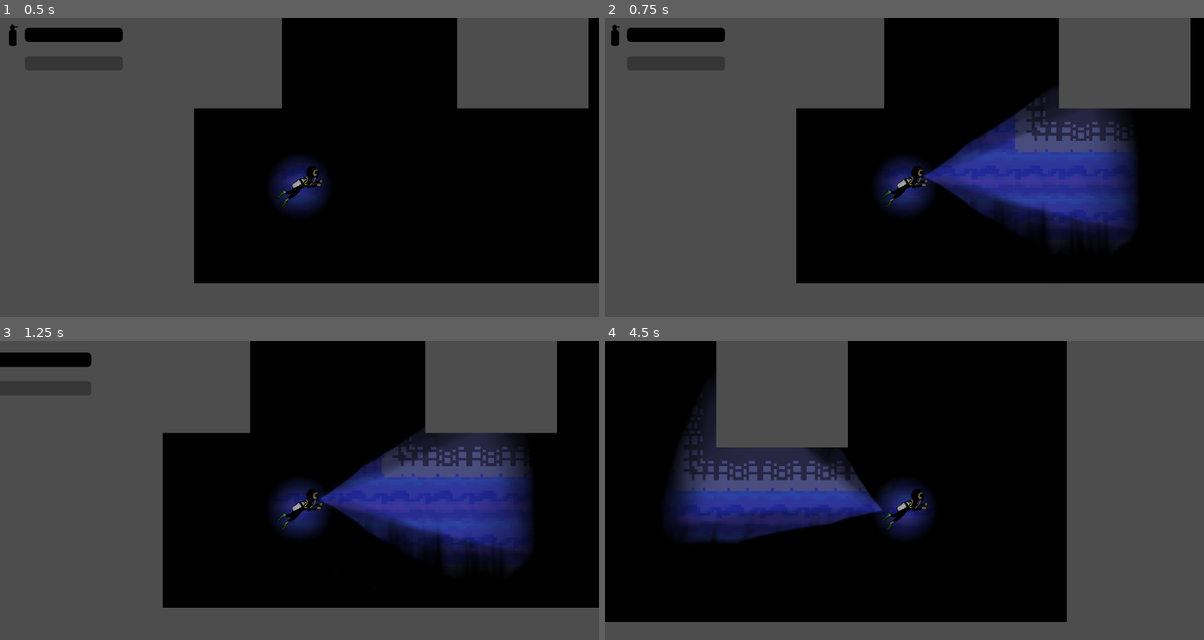
Above: before the commit, frames 1-4 (two rows, left to right).
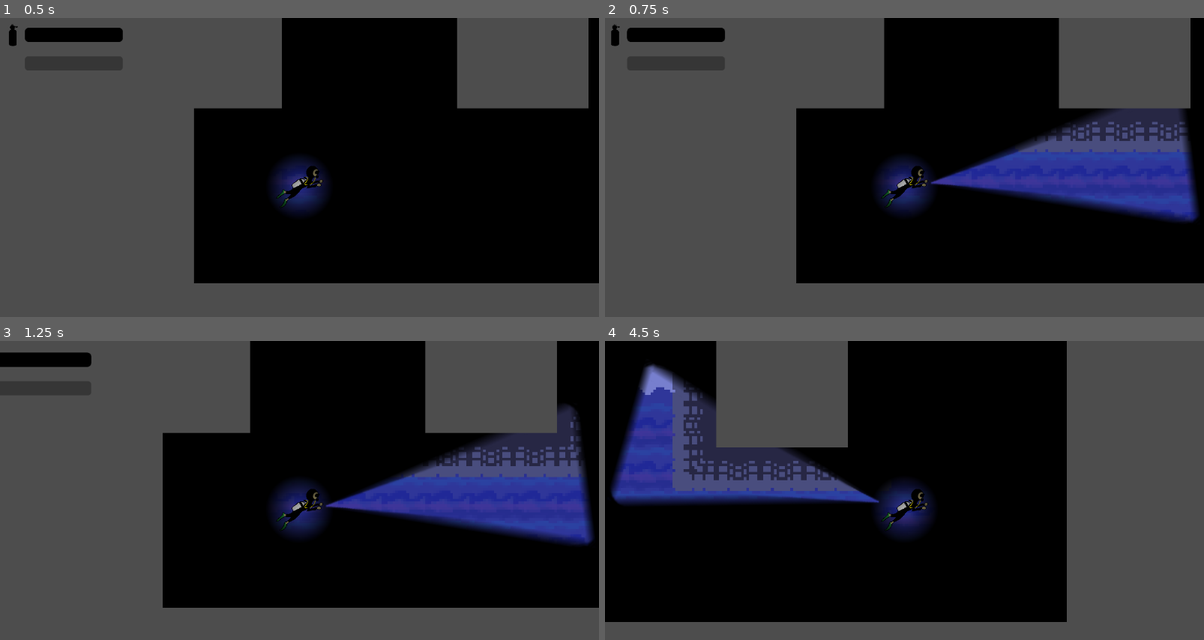
Above: after the commit, the same moments.

Repository: DeclanHarty/InTooDeep
Game: Godot game, scene res://scenes/game_scene.tscn
Same seed, same stepped clock (60 frames per second), same inputs: the game is played once before the commit and once after it. The engine's default icon, where the game draws it, is replaced by a stand-in: a white triangle on a blue panel in a dark square.
Inputs (mouse positions are in pixels of both pictures, inside the frame that each line leads up to):
- Up to frame 1 (0.5 s): no input
- Up to frame 2 (0.75 s): tap Enter at 0.5 s; move the mouse to (1036, 170) at 0.52 s; hold Right (ui_right) from 0.53 s (still down); hold Space (drop_glowstick) from 0.53 s (still down)
- Up to frame 3 (1.25 s): keep holding Right (ui_right); keep holding Space (drop_glowstick); tap Up (ui_up) at 0.77 s
- Up to frame 4 (4.5 s): move the mouse to (784, 526) at 1.27 s; release Space (drop_glowstick) at 1.28 s; tap Space (drop_glowstick) at 1.35, 2.85, 4.35 s; tap Up (ui_up) at 1.52, 3.02, 3.77 s; move the mouse to (964, 436) at 2.02 s; release Right (ui_right) at 2.03 s; hold Left (ui_left) 2.03-2.78 s; hold Space (drop_glowstick) 2.03-2.78 s; move the mouse to (874, 577) at 2.77 s; hold Right (ui_right) 2.78-4.28 s; move the mouse to (1084, 559) at 3.52 s; hold Space (drop_glowstick) 3.53-4.28 s; move the mouse to (724, 457) at 4.27 s; hold Left (ui_left) from 4.28 s (still down)

Frame 1 is identical in both runs. In frame 2, 11% of the frame differs, in the area x 53-100%, y 23-77%; in frame 3, 11%; in frame 4, 10%.

Commit message:
Updated Flashlight Texture

Diff:
--- a/scenes/player.tscn
+++ b/scenes/player.tscn
@@ -3,8 +3,8 @@
 [ext_resource type="Script" path="res://scripts/player_movement.gd" id="1_khcek"]
 [ext_resource type="Texture2D" uid="uid://b0j3pjwr7hnfw" path="res://Assets/player.png" id="2_fgmjf"]
 [ext_resource type="Script" path="res://scripts/sprite_controller.gd" id="3_23rrk"]
-[ext_resource type="Texture2D" uid="uid://cxdu211o5xqpc" path="res://Assets/light-tex.png" id="3_df32m"]
 [ext_resource type="Texture2D" uid="uid://5kim15eni4k7" path="res://Assets/2d_lights_and_shadows_neutral_point_light.webp" id="3_pms1j"]
+[ext_resource type="Texture2D" uid="uid://cgry12jble1j3" path="res://Assets/BetterFlashlight.png" id="4_hn5pw"]
 [ext_resource type="Script" path="res://scripts/flashlight.gd" id="5_ysap6"]
 
 [sub_resource type="CapsuleShape2D" id="CapsuleShape2D_pmlwu"]
@@ -23,11 +23,12 @@
 script = ExtResource("3_23rrk")
 
 [node name="Flashlight" type="PointLight2D" parent="."]
-position = Vector2(244, 0)
+position = Vector2(50, 0)
 blend_mode = 2
 shadow_enabled = true
 shadow_item_cull_mask = 2
-texture = ExtResource("3_df32m")
+texture = ExtResource("4_hn5pw")
+offset = Vector2(256, 0)
 script = ExtResource("5_ysap6")
 
 [node name="LocalLight" type="PointLight2D" parent="."]
--- a/scripts/flashlight.gd
+++ b/scripts/flashlight.gd
@@ -1,7 +1,7 @@
 extends PointLight2D
 
 var current_direction : int = 1
-const LIGHT_DISTANCE_FROM_PLAYER : float = 244.0
+const LIGHT_DISTANCE_FROM_PLAYER : float = 50.0
 const LIGHT_ROTATION_SPEED : float = 10
 var target_light_position : Vector2 = Vector2(0,0)
 var rotation_target : float
@@ -18,11 +18,10 @@
 	var screen_size = get_viewport().size
 	var screen_center = Vector2(screen_size.x / 2, screen_size.y/2)
 	var difference = mouse_position - screen_center
+
 	var added_rads = (PI if difference.x < 0 else 0.0)
 	rotation = atan(difference.y/difference.x) + added_rads
-	print(rotation)
 	position = Vector2(LIGHT_DISTANCE_FROM_PLAYER * cos(rotation), LIGHT_DISTANCE_FROM_PLAYER * sin(rotation))
-	print(position)
 	#rotation = rotate_toward(rotation, atan(position.y/position.x) + added_rads, LIGHT_ROTATION_SPEED * delta)
 
 
Binary file added: Assets/BetterFlashlight.png
Not shown, added: Assets/BetterFlashlight.png.import
